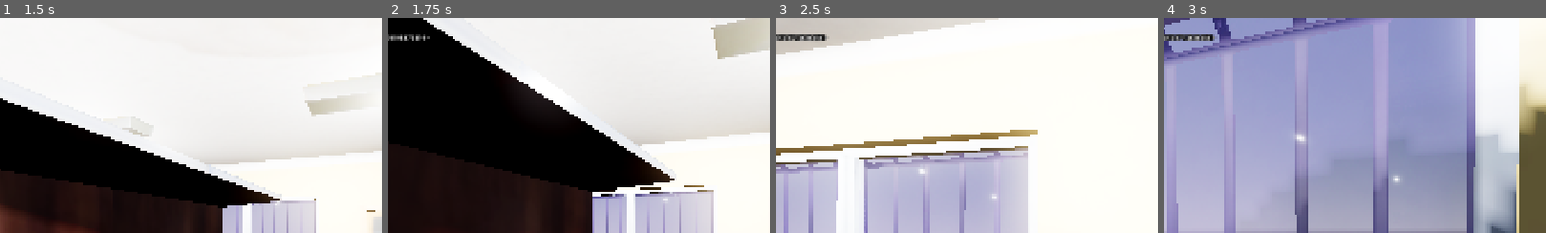
Above: before the commit, frames 1-4 (left to right).
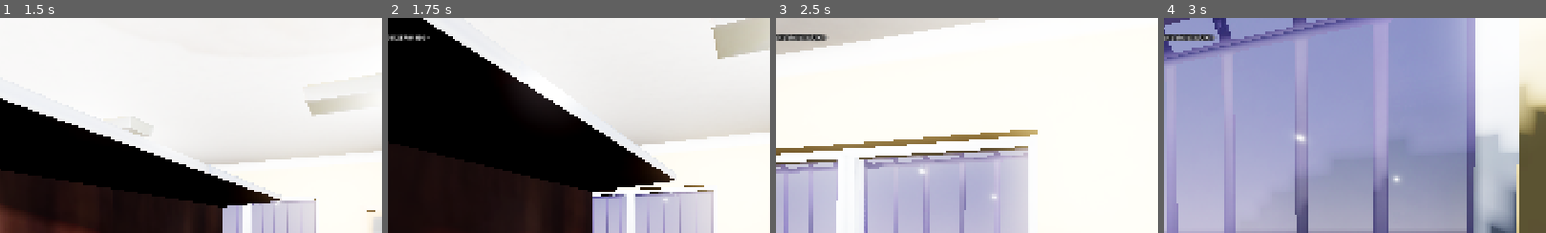
Above: after the commit, the same moments.

Repository: takanazwa5/ProjektMonopolowy
Game: Godot game, scene res://scenes/game/game.tscn
Same seed, same stepped clock (60 frames per second), same inputs: the game is played once before the commit and once after it.
Inputs (mouse positions are % of the whole screen's width and height, from its top left):
- Up to frame 1 (1.5 s): tap Enter at 0.5 s; move the mouse to (55, 50) at 0.52 s; hold E (interact) 0.53-1.28 s; hold W (walk_forward) from 0.53 s (still down); click (55, 50) at 0.67 s; move the mouse to (45, 50) at 1.27 s; tap Ctrl (crouch) at 1.35 s
- Up to frame 2 (1.75 s): keep holding W (walk_forward); tap E (interact) at 1.55 s
- Up to frame 3 (2.5 s): keep holding W (walk_forward); move the mouse to (52, 48) at 2.02 s; hold G (drop_item) from 2.03 s (still down); tap E (interact) at 2.3 s
- Up to frame 4 (3 s): keep holding W (walk_forward); move the mouse to (49, 52) at 2.77 s; release G (drop_item) at 2.78 s; tap E (interact) at 2.85 s; click (49, 52) at 2.92 s
The pictures show only the part of the screen within x 14-64%, y 0-50%; the shares and areas given below are measured in that part.

Frame 1 is identical in both runs. In frame 2, 0.1% of the frame differs, in the area x 2-10%, y 7-11%; in frame 3, 0.1%; in frame 4, 0.1%, in the area x 3-13%, y 7-11%.

Commit message:
Fix npc rotation issues and interruption

Diff:
--- a/features/npc/shared/npc.gd
+++ b/features/npc/shared/npc.gd
@@ -33,7 +33,7 @@
 
 		# Rotate model towards direction
 		var target_rotation: float = direction.signed_angle_to(Vector3.MODEL_FRONT, Vector3.DOWN)
-		rotation.y = move_toward(rotation.y, target_rotation, delta * ROTATION_SPEED)
+		rotation.y = lerp_angle(rotation.y, target_rotation, delta * ROTATION_SPEED)
 
 	else: velocity = Vector3.ZERO
 
@@ -52,7 +52,6 @@
 func interact(event: InputEvent) -> void:
 
 	if not event.is_action_pressed(&"interact"): return
-	_navigation_interrupted = true
 	Global.dialogue.start_dialogue("npc_basia_001") # CRITICAL: DO WYJEBANIA ASAP
 
 
